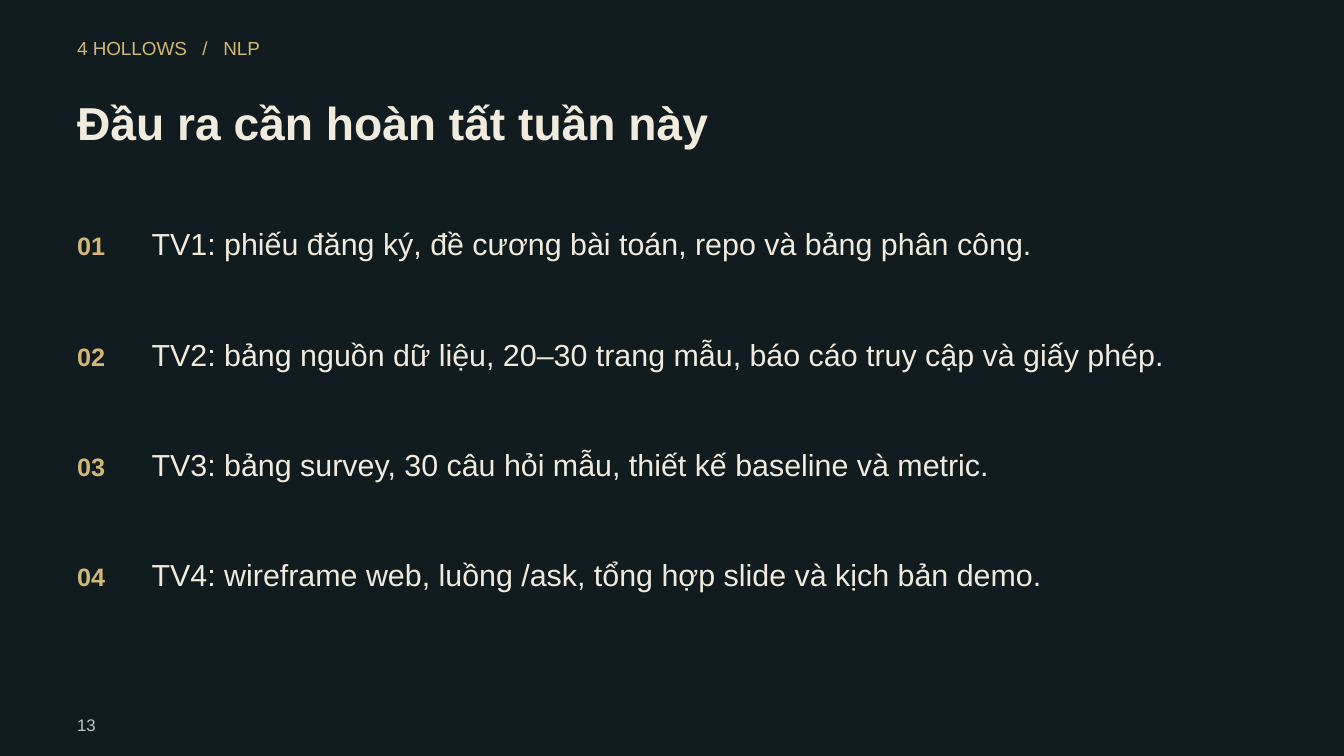
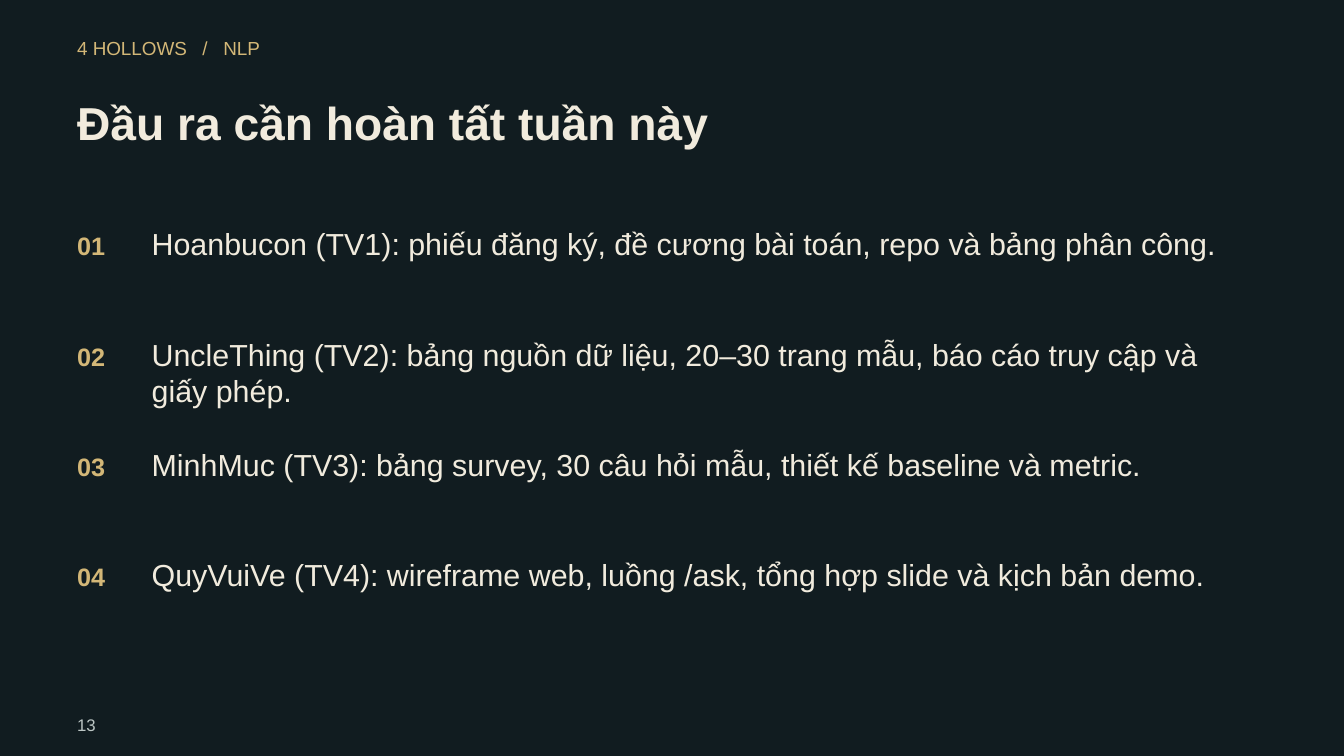
Before and after one commit to HoanBuCon/Index-Beast, a slide deck: slide 13 of docs/presentation/output/IndexBeast_DangKyDeTai_9Tuan.pptx. Drawn at 1344x756 pixels with LibreOffice and Linux fonts; fonts in the diff are those of the drawing. Boxes give left, top, right and bottom in pixels: in the first picture for what was removed or moved away, otherwise in the second. Text is boxed around its words. In the diff, an @@ line names an element or a change of style, - is before the commit and + after.

```diff
--- a/docs/presentation/output/IndexBeast_DangKyDeTai_9Tuan.pptx
+++ b/docs/presentation/output/IndexBeast_DangKyDeTai_9Tuan.pptx
@@ text at (152,231,1215,261): text changed @@
-TV1: phiếu đăng ký, đề cương bài toán, repo và bảng phân công.
+Hoanbucon (TV1): phiếu đăng ký, đề cương bài toán, repo và bảng phân công.
@@ text at (152,342,1197,408): text changed @@
-TV2: bảng nguồn dữ liệu, 20–30 trang mẫu, báo cáo truy cập và giấy phép.
+UncleThing (TV2): bảng nguồn dữ liệu, 20–30 trang mẫu, báo cáo truy cập và giấy phép.
@@ text at (152,452,1140,482): text changed @@
-TV3: bảng survey, 30 câu hỏi mẫu, thiết kế baseline và metric.
+MinhMuc (TV3): bảng survey, 30 câu hỏi mẫu, thiết kế baseline và metric.
@@ text at (152,562,1204,592): text changed @@
-TV4: wireframe web, luồng /ask, tổng hợp slide và kịch bản demo.
+QuyVuiVe (TV4): wireframe web, luồng /ask, tổng hợp slide và kịch bản demo.
```
Also in this commit, not shown: 3 other slides changed, 18 other files.
